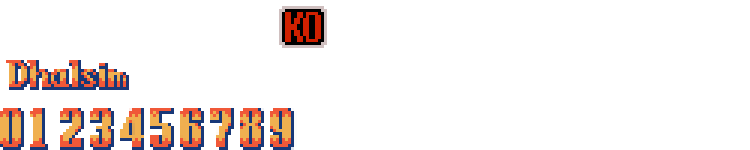
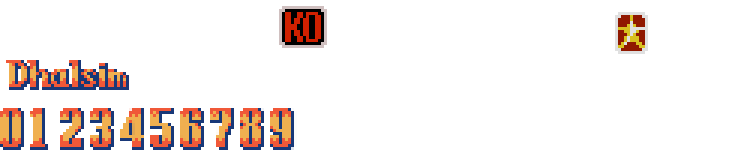
Layer changes from the first (750, 150) image to the second:
painted on "miscellaneous_v2.png" over [615, 12, 648, 54]
